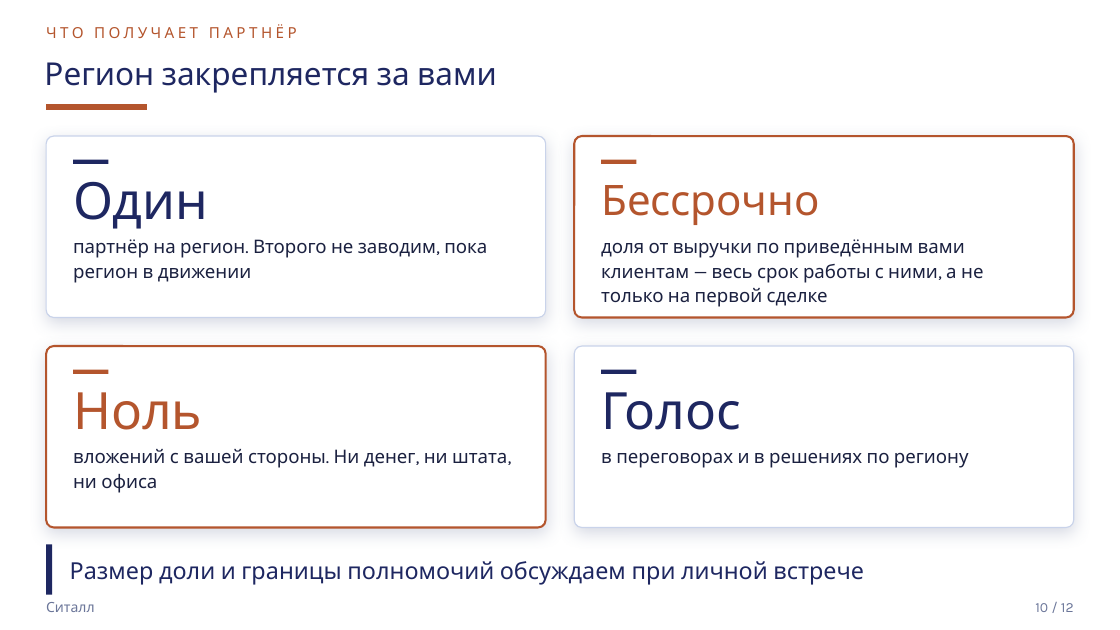
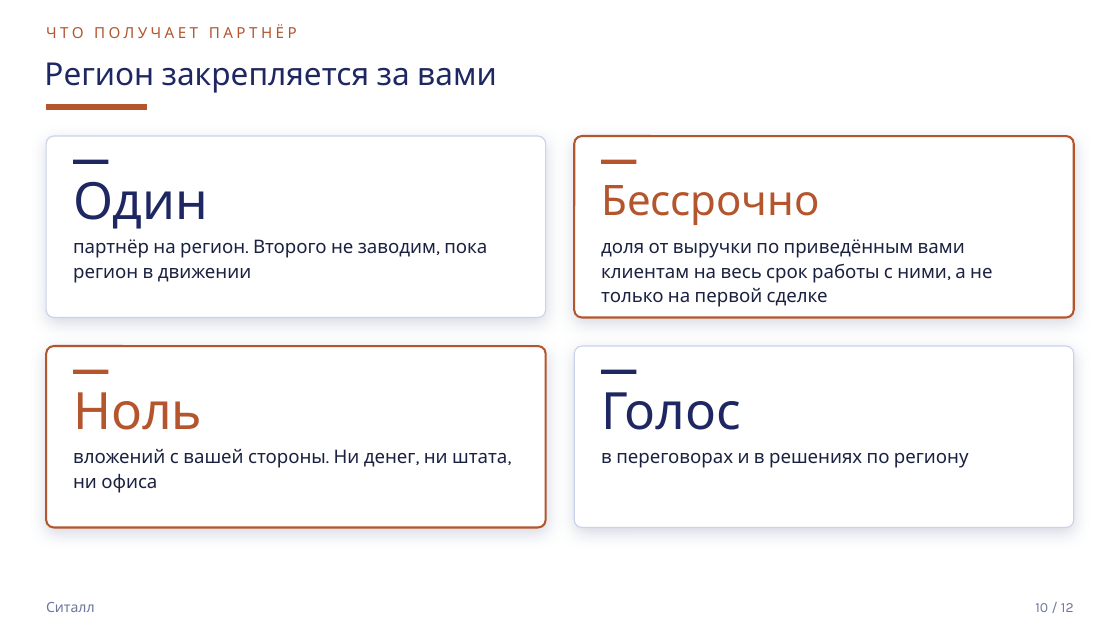
Before and after one commit to mrflxxxme/techmost-scout, a slide deck: slide 10 of marketing/partners/sitall-deck-partner.pptx. Drawn at 1120x630 pixels with LibreOffice and Linux fonts; fonts in the diff are those of the drawing. Boxes give left, top, right and bottom in pixels: in the first picture for what was removed or moved away, otherwise in the second. Text is boxed around its words. In the diff, an @@ line names an element or a change of style, - is before the commit and + after.

```diff
--- a/marketing/partners/sitall-deck-partner.pptx
+++ b/marketing/partners/sitall-deck-partner.pptx
@@ text at box(601, 239, 992, 307): text changed @@
-доля от выручки по приведённым вами клиентам — весь срок работы с ними, а не только на первой сделке
+доля от выручки по приведённым вами клиентам на весь срок работы с ними, а не только на первой сделке
@@ rectangle removed at box(46, 544, 52, 595) @@
@@ text removed at box(70, 561, 864, 585) @@
-Размер доли и границы полномочий обсуждаем при личной встрече
```
Also in this commit, not shown: 7 other slides changed, 1 slide removed, 3 other files.
